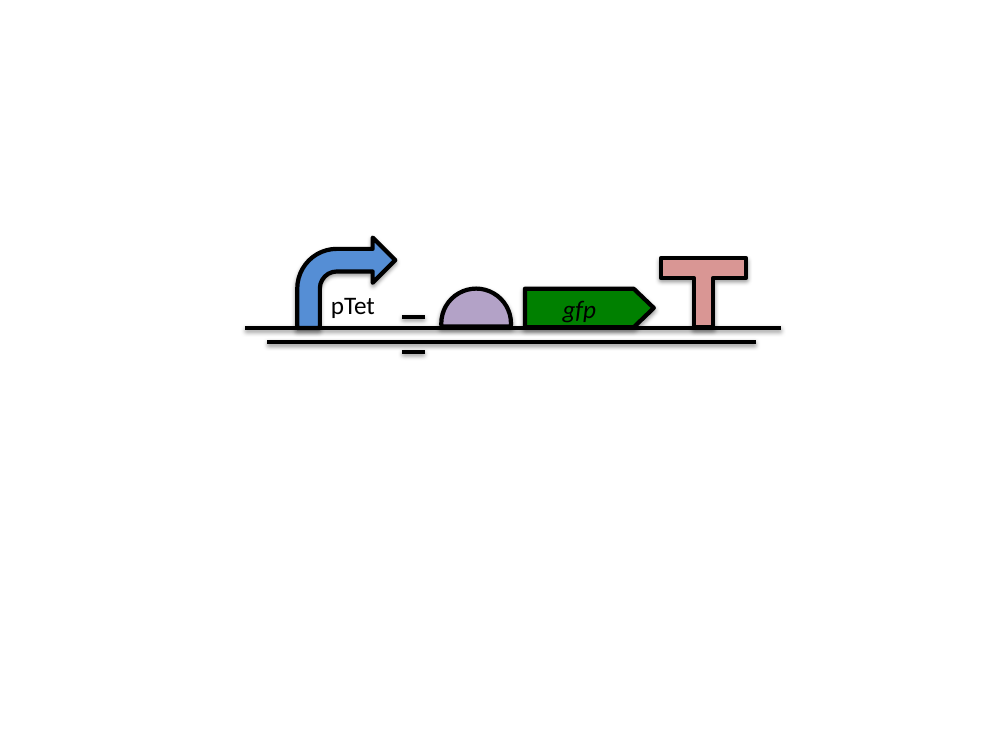
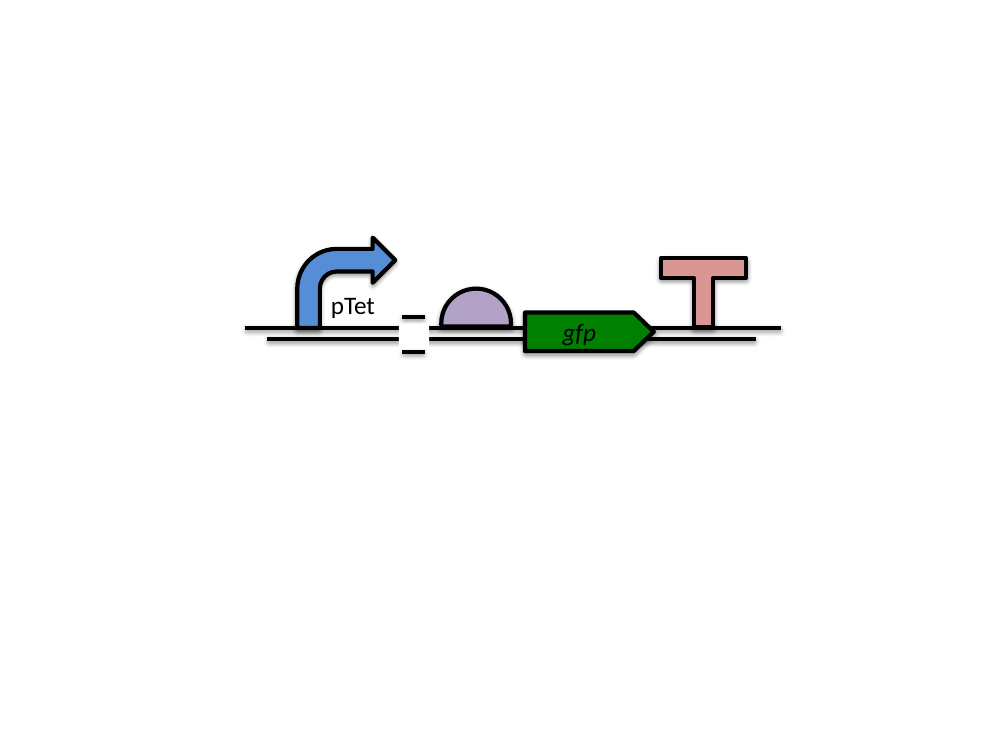
Before and after one commit to SynBioDex/SBOL-visual, a slide deck: slide 2 of specification/imgsrc/examples.pptx. Drawn at 1008x756 pixels with LibreOffice and Linux fonts; fonts in the diff are those of the drawing. Boxes give left, top, right and bottom in pixels: in the first picture for what was removed or moved away, otherwise in the second. Text is boxed around its words. In the diff, an @@ line names an element or a change of style, - is before the commit and + after.

```diff
--- a/specification/imgsrc/examples.pptx
+++ b/specification/imgsrc/examples.pptx
@@ rectangle added at (x1=399, y1=324, x2=429, y2=348), fill #FFFFFF @@
@@ right arrow "gfp" moved from (x1=525, y1=288, x2=654, y2=327) to (x1=525, y1=312, x2=654, y2=351) @@
@@ line moved from (267, 342) - (756, 342) to (267, 339) - (756, 339) @@
```
Also in this commit, not shown: 3 other slides changed, 1 slide added, 1 slide removed, 10 other files.
